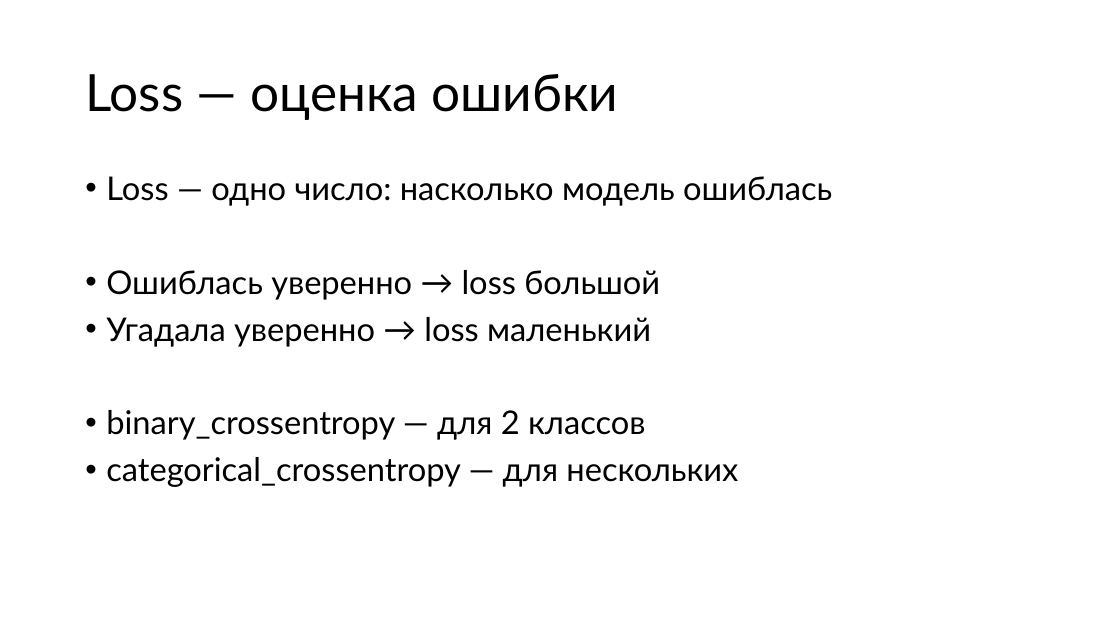
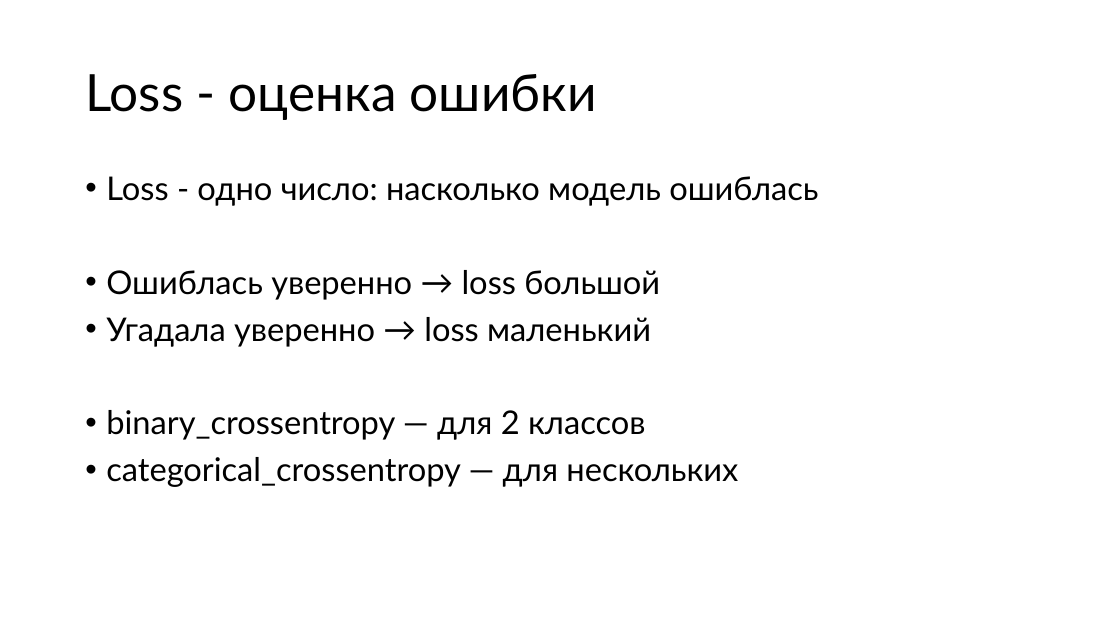
Before and after one commit to Letch49/semantic-vvsu-2026, a slide deck: slide 9 of lectures/lecture_2/lecture_2.pptx. Drawn at 1120x630 pixels with LibreOffice and Linux fonts; fonts in the diff are those of the drawing. Boxes give left, top, right and bottom in pixels: in the first picture for what was removed or moved away, otherwise in the second. Text is boxed around its words. In the diff, an @@ line names an element or a change of style, - is before the commit and + after.

```diff
--- a/lectures/lecture_2/lecture_2.pptx
+++ b/lectures/lecture_2/lecture_2.pptx
@@ title at box(85, 74, 597, 120): text changed @@
-Loss — оценка ошибки
+Loss - оценка ошибки
@@ text at box(106, 176, 818, 206): text changed @@
-• Loss — одно число: насколько модель ошиблась
+• Loss - одно число: насколько модель ошиблась
```
Also in this commit, not shown: 3 other slides changed, 2 other files.
